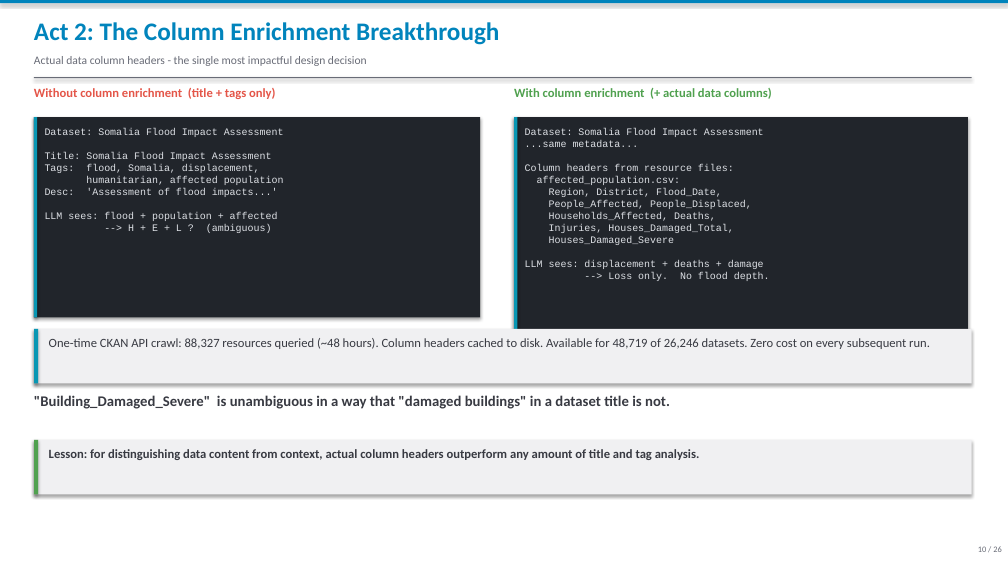
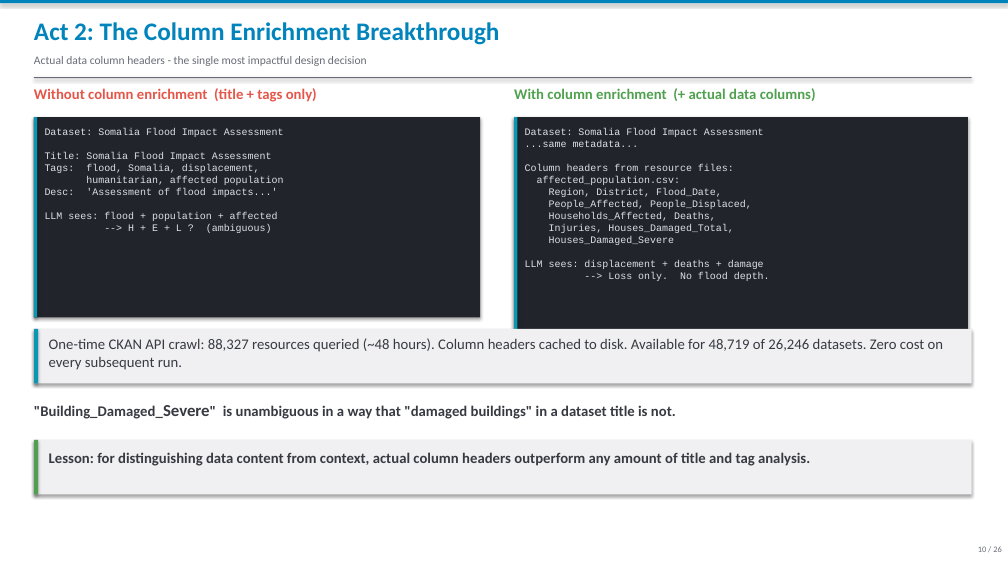
Before and after one commit to bennyistanto/to-rdls, a slide deck: slide 10 of docs/hdx2rdls_journey_20260512.pptx. Drawn at 1008x567 pixels with LibreOffice and Linux fonts; fonts in the diff are those of the drawing. Boxes give left, top, right and bottom in pixels: in the first picture for what was removed or moved away, otherwise in the second. Text is boxed around its words. In the diff, an @@ line names an element or a change of style, - is before the commit and + after.

```diff
--- a/docs/hdx2rdls_journey_20260512.pptx
+++ b/docs/hdx2rdls_journey_20260512.pptx
@@ text ""Building_Damaged_Severe" is unambiguous in a ...": place and size @@
-text ""Building_Damaged_Severe" is unambiguous in a ..." at bbox=[34, 395, 670, 409]
+text ""Building_Damaged_Severe" is unambiguous in a ..." at bbox=[34, 405, 676, 419]
@@ text ""Building_Damaged_Severe" is unambiguous in a ..." at bbox=[34, 405, 676, 419]: size 14 to 16 pt in ""Building_Damaged_Severe"" @@
@@ size 12 to 14 pt in 4 elements at bbox=[49, 338, 943, 370], bbox=[34, 88, 317, 102], bbox=[514, 88, 816, 101], bbox=[49, 452, 810, 466] @@
```
Also in this commit, not shown: 25 other slides changed, 26 other files.
